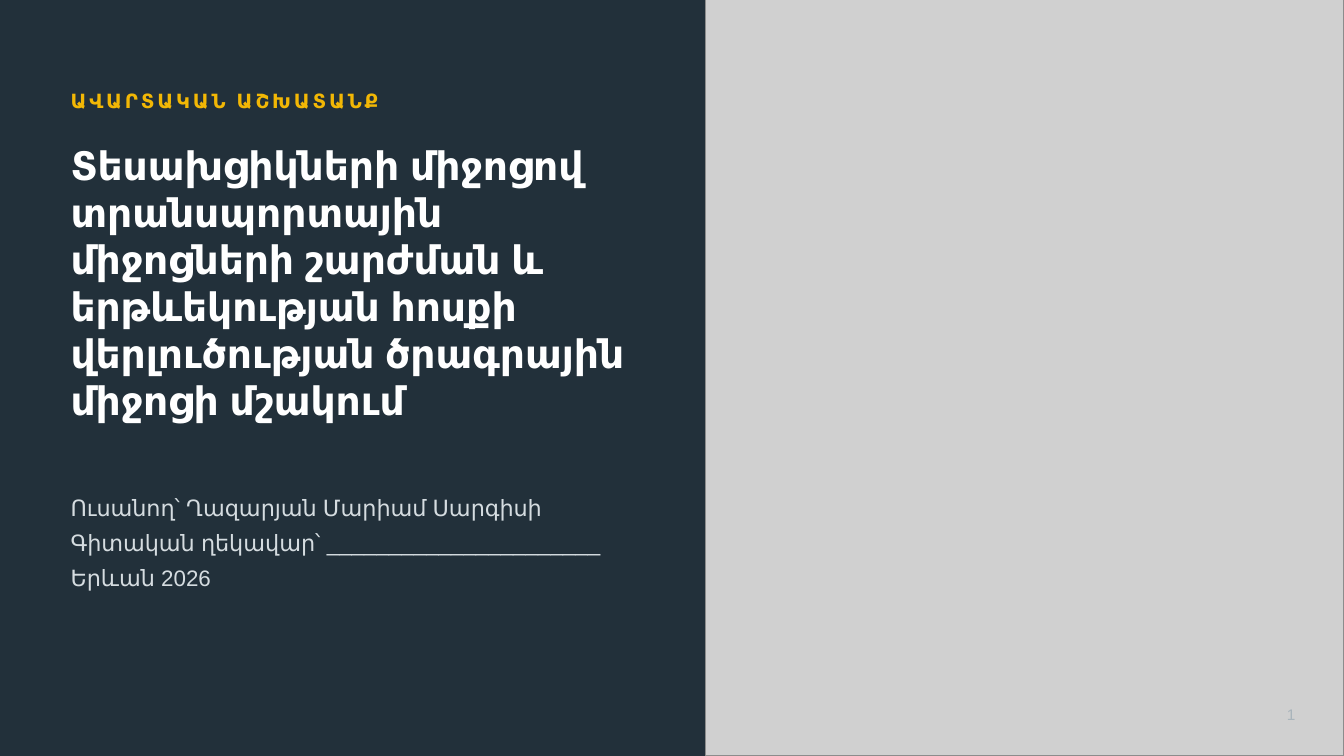
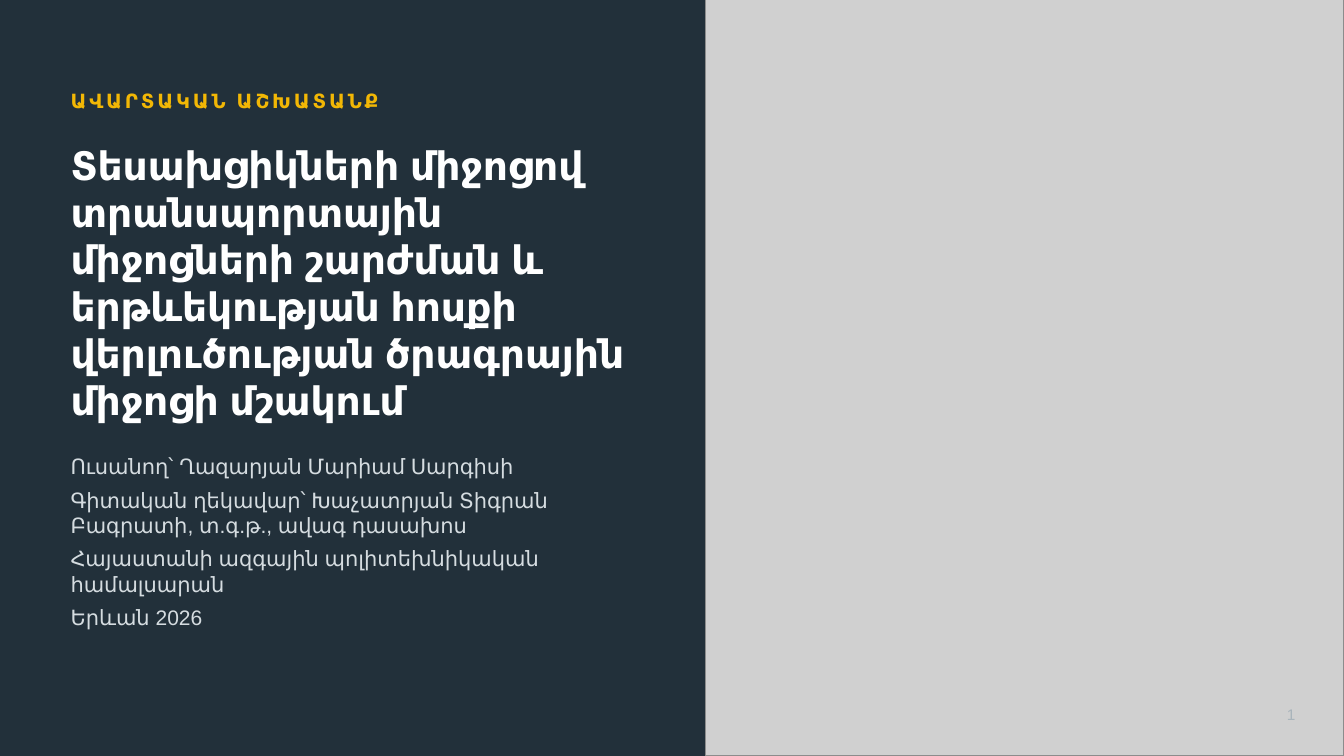
Before and after one commit to marrr862/traffic-cnn, a slide deck: slide 1 of thesis/presentation/DEFENSE.pptx. Drawn at 1344x756 pixels with LibreOffice and Linux fonts; fonts in the diff are those of the drawing; grey boxes stand for pictures. Boxes give left, top, right and bottom in pixels: in the first picture for what was removed or moved away, otherwise in the second. Text is boxed around its words. In the diff, an @@ line names an element or a change of style, - is before the commit and + after.

```diff
--- a/thesis/presentation/DEFENSE.pptx
+++ b/thesis/presentation/DEFENSE.pptx
@@ text at (x1=71, y1=457, x2=514, y2=630): size 16 to 15 pt in "Ուսանող՝ Ղազարյան Մարիամ Սարգիսի", "Երևան 2026" @@
@@ text "Ուսանող՝ Ղազարյան Մարիամ Սարգիսի" moved from (x1=71, y1=498, x2=542, y2=591) to (x1=71, y1=457, x2=548, y2=630) @@
@@ text at (x1=71, y1=491, x2=548, y2=597): text changed; size 16 to 15 pt @@
-Գիտական ղեկավար՝ ______________________
+Գիտական ղեկավար՝ Խաչատրյան Տիգրան Բագրատի, տ.գ.թ., ավագ դասախոս
+Հայաստանի ազգային պոլիտեխնիկական համալսարան
```
Also in this commit, not shown: 3 other files.
